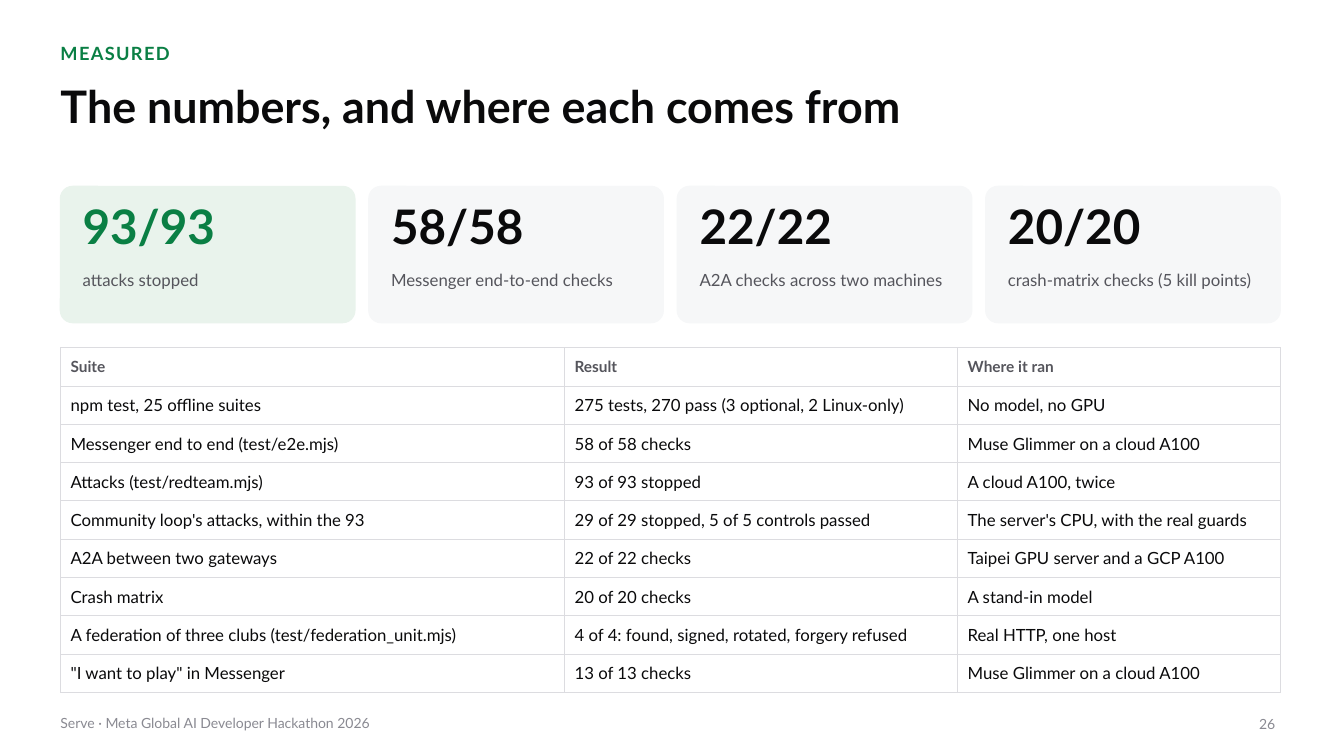
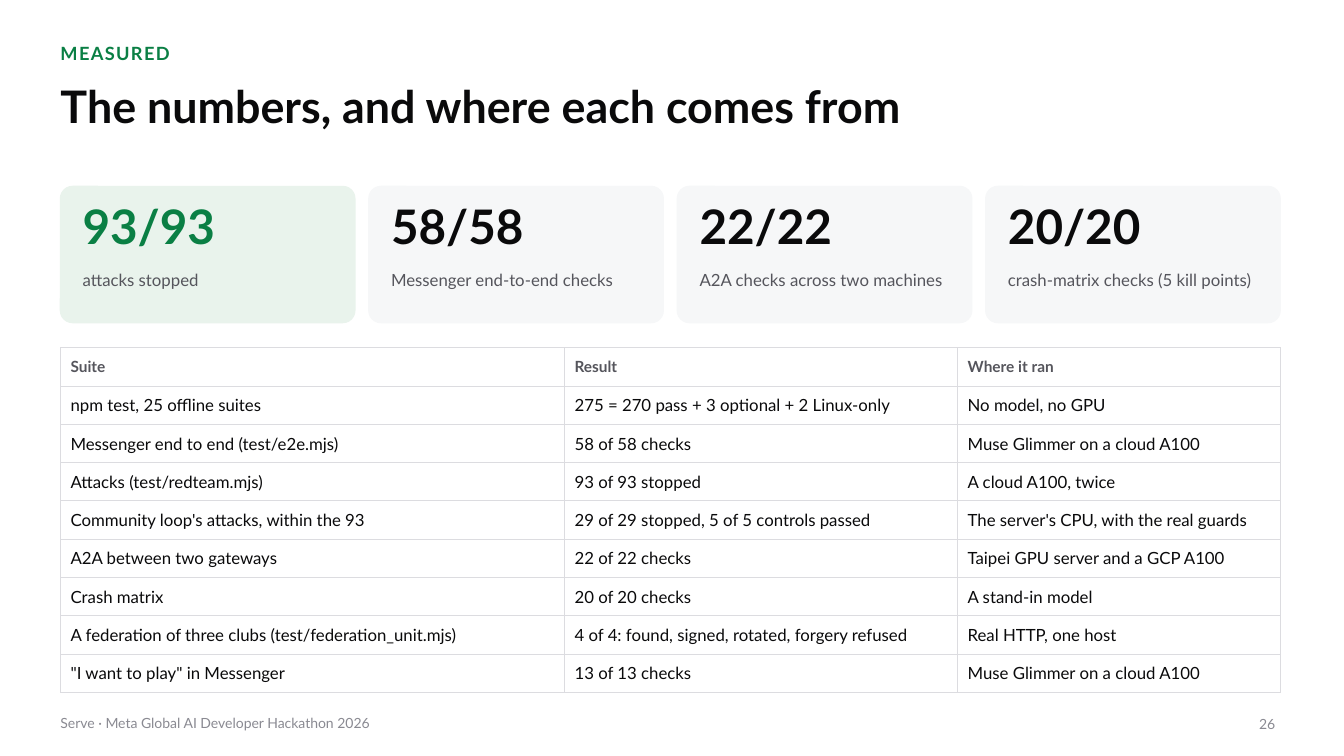
Before and after one commit to gino6178/serve-meta-hackathon, a slide deck: slide 26 of video/deck/Serve_Meta_deck.pptx. Drawn at 1344x756 pixels with LibreOffice and Linux fonts; fonts in the diff are those of the drawing. Boxes give left, top, right and bottom in pixels: in the first picture for what was removed or moved away, otherwise in the second. Text is boxed around its words. In the diff, an @@ line names an element or a change of style, - is before the commit and + after.

```diff
--- a/video/deck/Serve_Meta_deck.pptx
+++ b/video/deck/Serve_Meta_deck.pptx
@@ table at <box>60,348,1280,686</box> @@
-row 2, column 2: 275 tests, 270 pass (3 optional, 2 Linux-only)
+row 2, column 2: 275 = 270 pass + 3 optional + 2 Linux-only
```
Also in this commit, not shown: 9 other slides changed, 4 other files.
